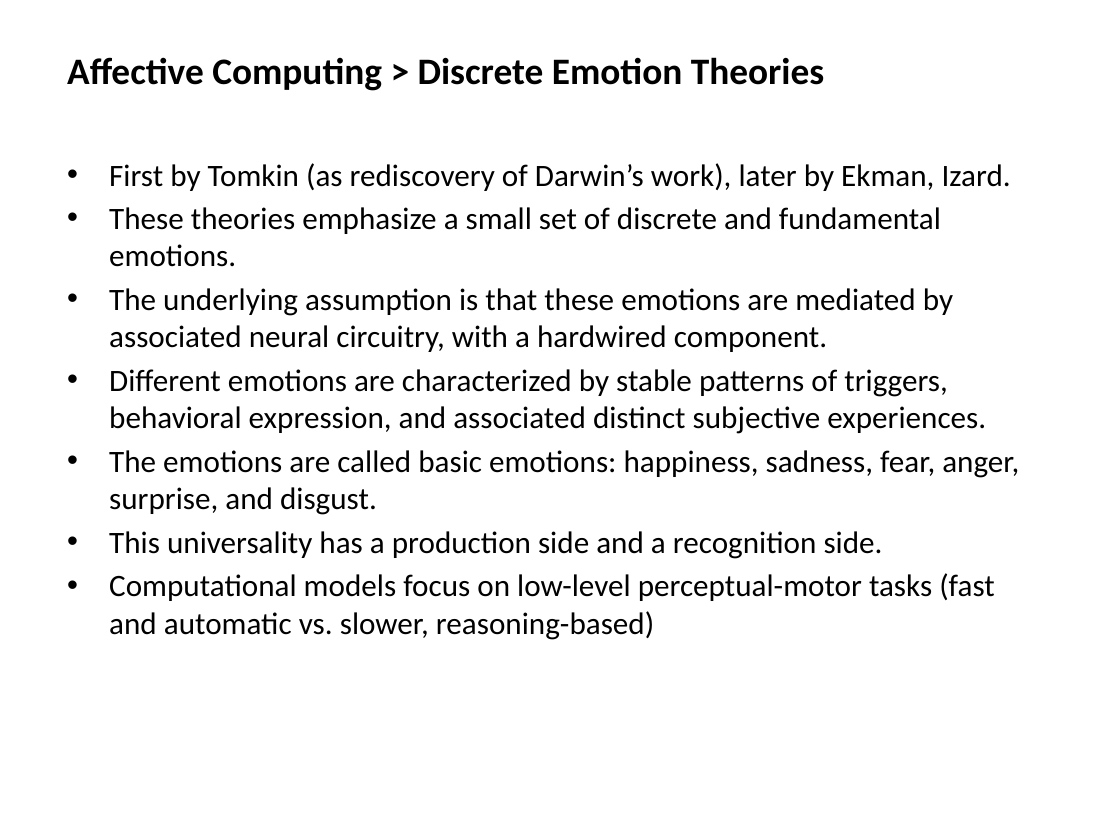
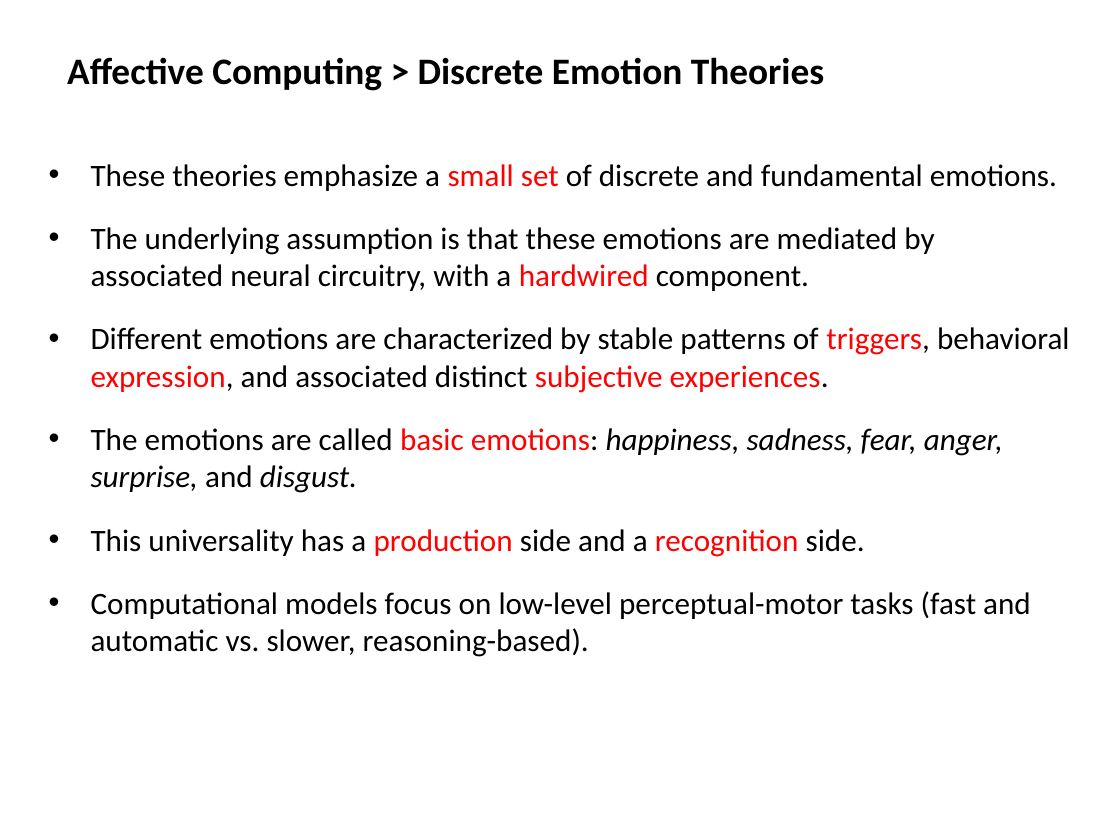
Before and after one commit to mshayganfar/CompExam1, a slide deck: slide 19 of presentation/PhD-comprehensive-exam-2.pptx. Drawn at 1120x840 pixels with LibreOffice and Linux fonts; fonts in the diff are those of the drawing. Boxes give left, top, right and bottom in pixels: in the first picture for what was removed or moved away, otherwise in the second. Text is boxed around its words. In the diff, an @@ line names an element or a change of style, - is before the commit and + after.

```diff
--- a/presentation/PhD-comprehensive-exam-2.pptx
+++ b/presentation/PhD-comprehensive-exam-2.pptx
@@ text "These theories emphasize a small ...": place and size @@
-text "These theories emphasize a small ..." at (109,163,1019,640)
+text "These theories emphasize a small ..." at (91,164,1070,657)
@@ text at (91,164,1070,557): text colour #000000 to #FF0000 in "small set", "hardwired", "triggers, expression, subjective experiences.", "basic emotions:" and 1 more places; italic on in "happiness, sadness, fear, anger, surprise, disgust." @@
@@ text at (109,163,1011,191): paragraph removed @@
-• First by Tomkin (as rediscovery of Darwin’s work), later by Ekman, Izard.
@@ text at (91,591,1031,657): text changed @@
-• Computational models focus on low-level perceptual-motor tasks (fast and automatic vs. slower, reasoning-based)
+• Computational models focus on low-level perceptual-motor tasks (fast and automatic vs. slower, reasoning-based).
```
Also in this commit, not shown: 9 other slides changed.
